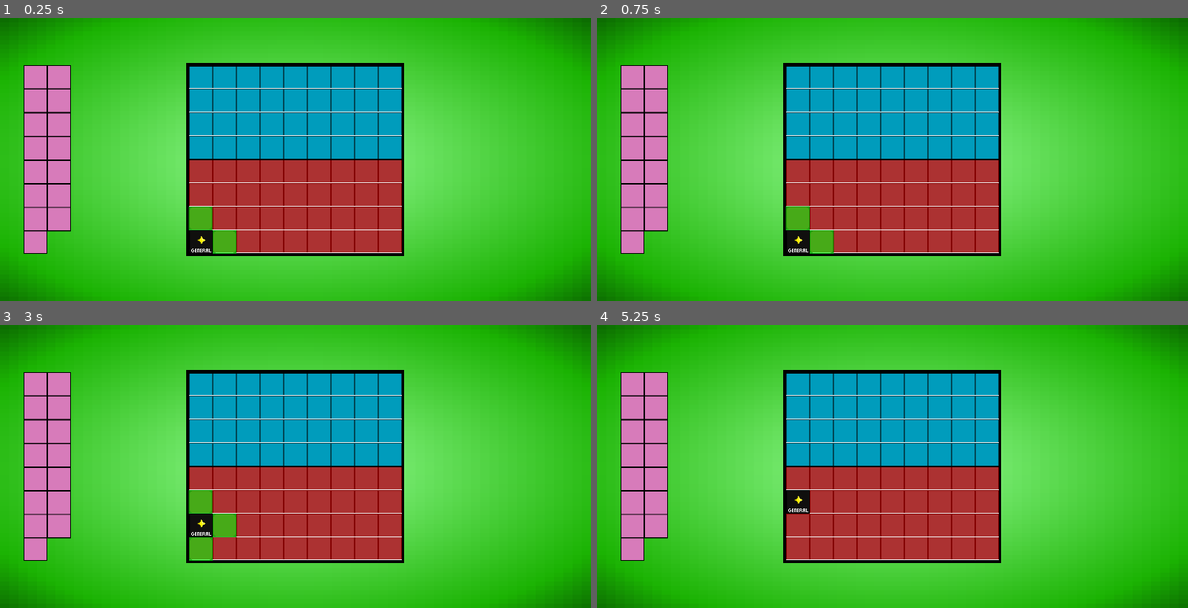
Above: before the commit, frames 1-4 (two rows, left to right).
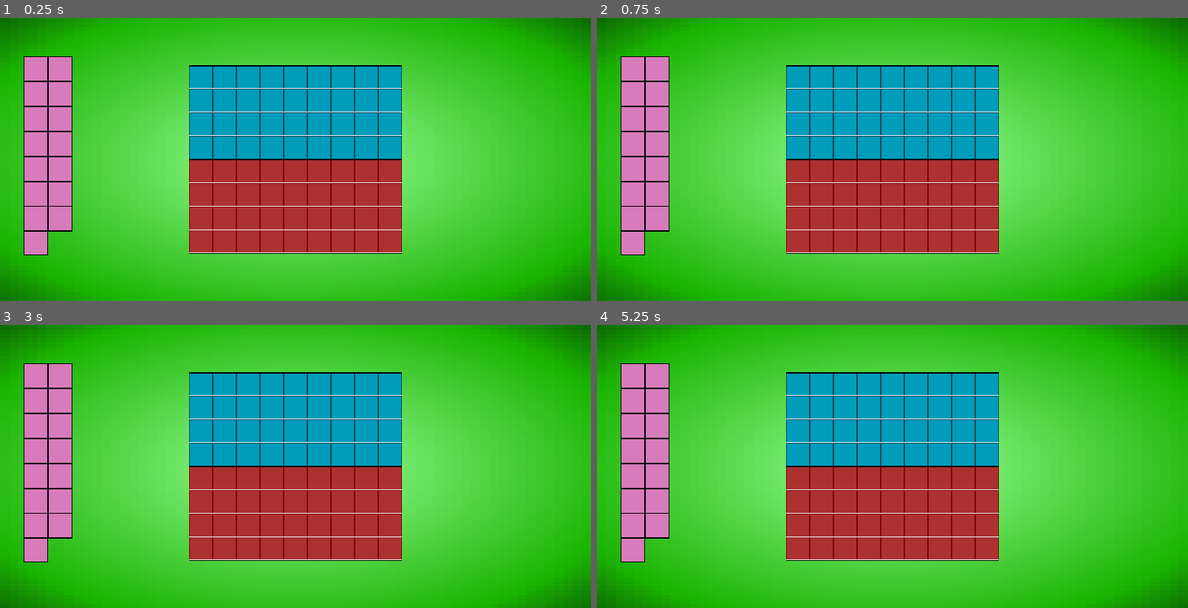
Above: after the commit, the same moments.

Repository: Forther04/Game-Of-The-Generals
Game: Godot game, scene res://Scene/Main.tscn
Same seed, same stepped clock (60 frames per second), same inputs: the game is played once before the commit and once after it.
Inputs (mouse positions are in pixels of both pictures, inside the frame that each line leads up to):
- Up to frame 1 (0.25 s): no input
- Up to frame 2 (0.75 s): click (797, 241) at 0.52 s
- Up to frame 3 (3 s): click (200, 523) at 1.27 s; click (200, 525) at 2.02 s; click (200, 525) at 2.77 s
- Up to frame 4 (5.25 s): click (797, 548) at 3.52 s; click (821, 525) at 4.27 s; click (797, 500) at 5.02 s

The runs differ from the first frame. In frame 1, 3.3% of the frame differs, in the area x 4-69%, y 13-85%; in frame 2, 3.3%; in frame 3, 3.7%; in frame 4, 2.7%.

Commit message:
Black Flag v2

Diff:
--- a/Scene/Main.tscn
+++ b/Scene/Main.tscn
@@ -1,10 +1,7 @@
-[gd_scene load_steps=12 format=4 uid="uid://cud612tnjxlyy"]
+[gd_scene load_steps=7 format=4 uid="uid://cud612tnjxlyy"]
 
-[ext_resource type="Script" path="res://Script/Main.gd" id="1_jjkbb"]
 [ext_resource type="Texture2D" uid="uid://djju0agl775jm" path="res://Assest/Board/pieces.png" id="1_jxr0l"]
 [ext_resource type="Texture2D" uid="uid://bs2abvst5wubh" path="res://Assest/Board/Board_Sheet2.png" id="2_a0yi7"]
-[ext_resource type="Texture2D" uid="uid://xy6l648vcojv" path="res://Assest/Board/Border.png" id="3_yqk3d"]
-[ext_resource type="PackedScene" uid="uid://ueyeavrra30y" path="res://Scene/Pieces/Black/Flag.tscn" id="4_bwtr0"]
 
 [sub_resource type="Gradient" id="Gradient_ajfct"]
 offsets = PackedFloat32Array(0, 0.818182, 1)
@@ -14,14 +11,6 @@
 gradient = SubResource("Gradient_ajfct")
 fill = 1
 fill_from = Vector2(0.5, 0.509174)
-
-[sub_resource type="SegmentShape2D" id="SegmentShape2D_ht2sr"]
-a = Vector2(1.52588e-05, -1.46565)
-b = Vector2(-0.488129, 255.023)
-
-[sub_resource type="SegmentShape2D" id="SegmentShape2D_e7704"]
-a = Vector2(1.52588e-05, -1.46565)
-b = Vector2(1.14441e-05, 285.071)
 
 [sub_resource type="TileSetAtlasSource" id="TileSetAtlasSource_7wbm8"]
 texture = ExtResource("2_a0yi7")
@@ -69,7 +58,6 @@
 anchor_bottom = 1.0
 grow_horizontal = 2
 grow_vertical = 2
-script = ExtResource("1_jjkbb")
 
 [node name="Background" type="TextureRect" parent="."]
 layout_mode = 1
@@ -86,56 +74,17 @@
 layout_mode = 1
 anchors_preset = -1
 anchor_left = 0.04
-anchor_top = 0.167
+anchor_top = 0.135
 anchor_right = 0.12
 anchor_bottom = 0.833
-offset_top = -0.256012
-offset_right = -64.0
-offset_bottom = -255.744
+offset_top = 0.319992
+offset_right = -62.0
+offset_bottom = -265.744
 grow_horizontal = 2
 grow_vertical = 2
 scale = Vector2(2, 2)
 texture = ExtResource("1_jxr0l")
 expand_mode = 1
-
-[node name="Border" type="Sprite2D" parent="."]
-position = Vector2(799, 384)
-scale = Vector2(2.04861, 2.04687)
-texture = ExtResource("3_yqk3d")
-
-[node name="Left" type="Area2D" parent="Border"]
-collision_layer = 2
-collision_mask = 2
-
-[node name="Left" type="CollisionShape2D" parent="Border/Left"]
-position = Vector2(-142.536, -127.023)
-shape = SubResource("SegmentShape2D_ht2sr")
-
-[node name="Right" type="Area2D" parent="Border"]
-collision_layer = 2
-collision_mask = 2
-
-[node name="Right" type="CollisionShape2D" parent="Border/Right"]
-position = Vector2(143.024, -127.023)
-shape = SubResource("SegmentShape2D_ht2sr")
-
-[node name="Top" type="Area2D" parent="Border"]
-collision_layer = 2
-collision_mask = 2
-
-[node name="Top" type="CollisionShape2D" parent="Border/Top"]
-position = Vector2(143.024, -127.023)
-rotation = 1.5708
-shape = SubResource("SegmentShape2D_e7704")
-
-[node name="Bottom" type="Area2D" parent="Border"]
-collision_layer = 2
-collision_mask = 2
-
-[node name="Bottom" type="CollisionShape2D" parent="Border/Bottom"]
-position = Vector2(143.024, 126.534)
-rotation = 1.5708
-shape = SubResource("SegmentShape2D_e7704")
 
 [node name="Control" type="Control" parent="."]
 layout_mode = 1
@@ -154,8 +103,3 @@
 scale = Vector2(2, 2)
 tile_map_data = PackedByteArray("AAAIAAYAAAAAAAMAAAAHAAYAAAAAAAMAAAAGAAYAAAAAAAMAAAAFAAYAAAAAAAMAAAAEAAYAAAAAAAMAAAADAA …(1072 unchanged characters)…
 tile_set = SubResource("TileSet_x8qny")
-
-[node name="Black Pieces" type="Node" parent="."]
-
-[node name="Flag" parent="." instance=ExtResource("4_bwtr0")]
-position = Vector2(544, 608)
--- a/Scene/Pieces/Black/Flag.tscn
+++ b/Scene/Pieces/Black/Flag.tscn
@@ -102,9 +102,8 @@
 scale = Vector2(2, 2)
 texture = ExtResource("1_m3crr")
 region_enabled = true
-region_rect = Rect2(170, 0, 32, 32)
+region_rect = Rect2(0, 0, 32, 32)
 script = ExtResource("2_s1w6r")
-pieces = 5
 
 [node name="Main" type="Button" parent="."]
 anchors_preset = 15
--- a/Script/Black Pieces/Black.gd
+++ b/Script/Black Pieces/Black.gd
@@ -1,49 +1,8 @@
 extends Sprite2D
-
-
-@onready var button: Button = $Button
-@onready var top: Area2D = $Choices/Top/TOp
-@onready var bottom: Area2D = $Choices/Bottom/BOttom
-@onready var left: Area2D = $Choices/Left/Left
-@onready var right: Area2D = $Choices/Right/Right
 
 
 @export var pieces : piece
 enum piece {Flag,General_5,General_4,General_3,General_2,General_1}
-
-var currently_selected : bool = false
-var selected : bool = false
-var picked : bool = false
-
-signal piece_selected(piece)
-
-
-func _process(delta: float) -> void:
-	change_piece()
-	if top.overlaps_area($"../Border/Top"):
-		print("Overlaped with Top")
-		$Choices/Top.hide()
-	if left.overlaps_area($"../Border/Left"):
-		print("Overlaped with Left")
-		$Choices/Left.hide()
-	if right.overlaps_area($"../Border/Right"):
-		print("Overlaped with Right")
-		$Choices/Right.hide()
-	if bottom.overlaps_area($"../Border/Bottom"):
-		print("Overlaped with Bottom")
-		$Choices/Bottom.hide()
-	if !top.overlaps_area($"../Border/Top"):
-		print("Overlaped with Top")
-		$Choices/Top.show()
-	if !left.overlaps_area($"../Border/Left"):
-		print("Overlaped with Left")
-		$Choices/Left.show()
-	if !right.overlaps_area($"../Border/Right"):
-		print("Overlaped with Right")
-		$Choices/Right.show()
-	if !bottom.overlaps_area($"../Border/Bottom"):
-		print("Overlaped with Bottom")
-		$Choices/Bottom.show()
 
 
 func change_piece():
@@ -65,26 +24,3 @@
 	if pieces == 5:
 		self.region_rect = Rect2(170,0,32,32)
 		self.name = "1_General"
-
-
-func select():
-	selected = true
-	$Selected.play("Selected")
-func deselect():
-	selected = false
-	$Selected.stop()
-
-func _on_button_pressed():
-	emit_signal("piece_selected", self)
-	if picked == false:
-		$Choices.show()
-		picked = true
-	else:
-		picked = false
-		$Choices.hide()
-
-
-func _on_top_pressed() -> void:
-	$".".position.y -= 64
-	$Choices.hide()
-	$Selected.stop()
--- a/Script/Main.gd
+++ b/Script/Main.gd
@@ -1,16 +1 @@
 extends Control
-
-var selected_piece = null
-
-func _ready():
-	for piece in get_tree().get_nodes_in_group("black_piece"):
-		piece.connect("piece_selected", self._on_piece_selected)
-
-func _on_piece_selected(piece):
-	if selected_piece != piece:
-		if selected_piece:
-			selected_piece.deselect()
-			print("Deselect")
-		selected_piece = piece
-		selected_piece.select()
-		print("Select")
